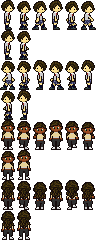
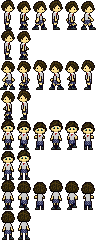
The second w=96, h=240 image is a revision of the first. Changes to its layers:
painted on "hair" over [2, 180, 94, 230]
painted on "main_character" over [1, 121, 95, 239]
